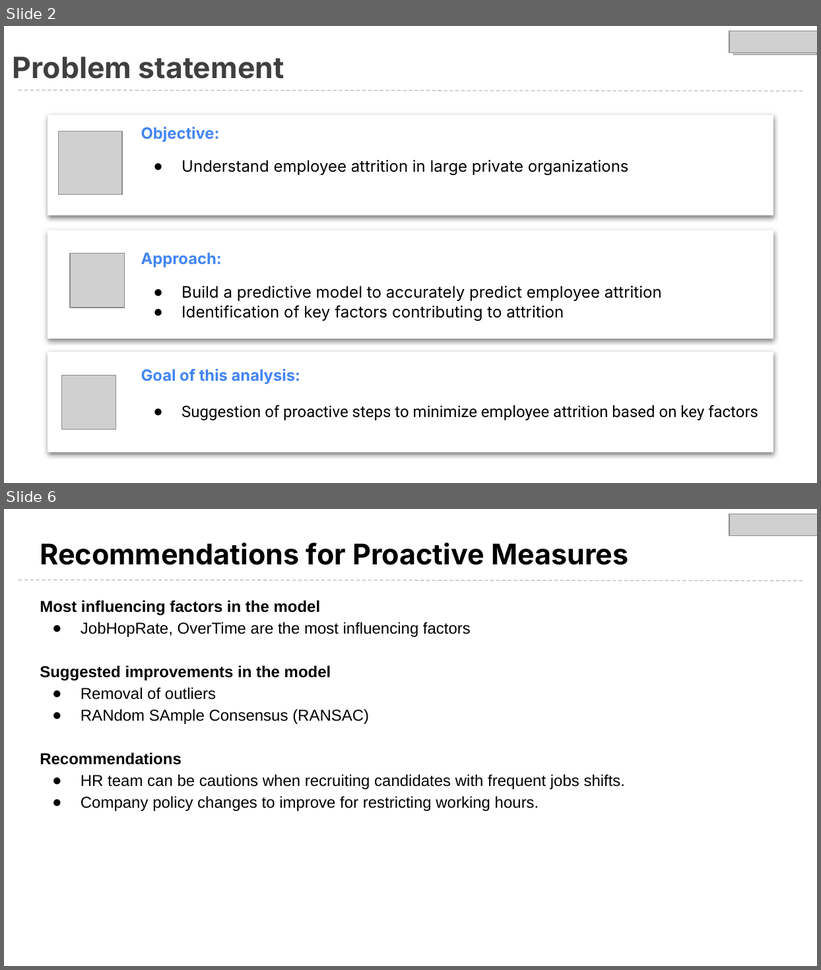
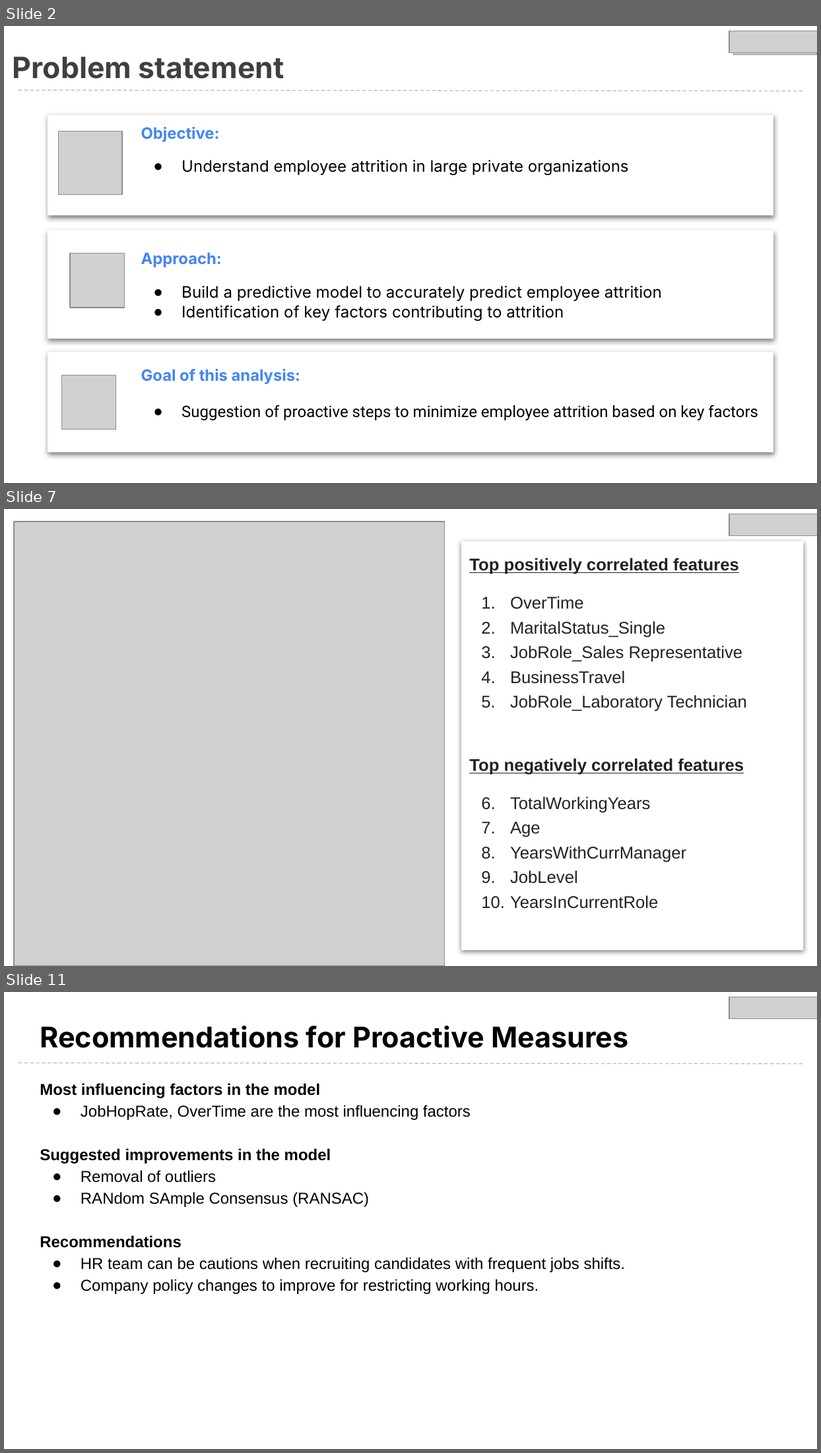
Before and after one commit to ShivamJDS/attrition-predictor, a slide deck: taoiq.pptx. Shown one above the other, each under a label of ours: slides 2 and 6 before the commit, slides 2, 7 and 11 after it; the slides between them are not shown. The pictures are 821x970 and 821x1453 pixels, drawn with LibreOffice and Linux fonts; fonts in the diff are those of the drawing; grey boxes stand for pictures; background and template pictures are left out. Boxes give left, top, right and bottom in pixels: in the first picture for what was removed or moved away, otherwise in the second. Text is boxed around its words. In the diff, an @@ line names an element or a change of style, - is before the commit and + after.

```diff
--- a/taoiq.pptx
+++ b/taoiq.pptx
@@ slide 7 added at [4,509,817,966], background picture (left out) @@
@@ picture added at [14,521,445,966] @@
@@ picture added at [729,514,817,536] @@
@@ text added at [462,541,804,951], fill #FFFFFF, 15 pt, text #202124 @@
+Top positively correlated features
+1. OverTime
+2. MaritalStatus_Single
+3. JobRole_Sales Representative
+4. BusinessTravel
+5. JobRole_Laboratory Technician
+Top negatively correlated features
+1. TotalWorkingYears
+2. Age
+3. YearsWithCurrManager
+4. JobLevel
+5. YearsInCurrentRole
@@ what was slide 6 is now slide 11 @@
```
Also in this commit, not shown: 3 slides changed, 7 other slides added, 5 slides removed, 2 other files.
